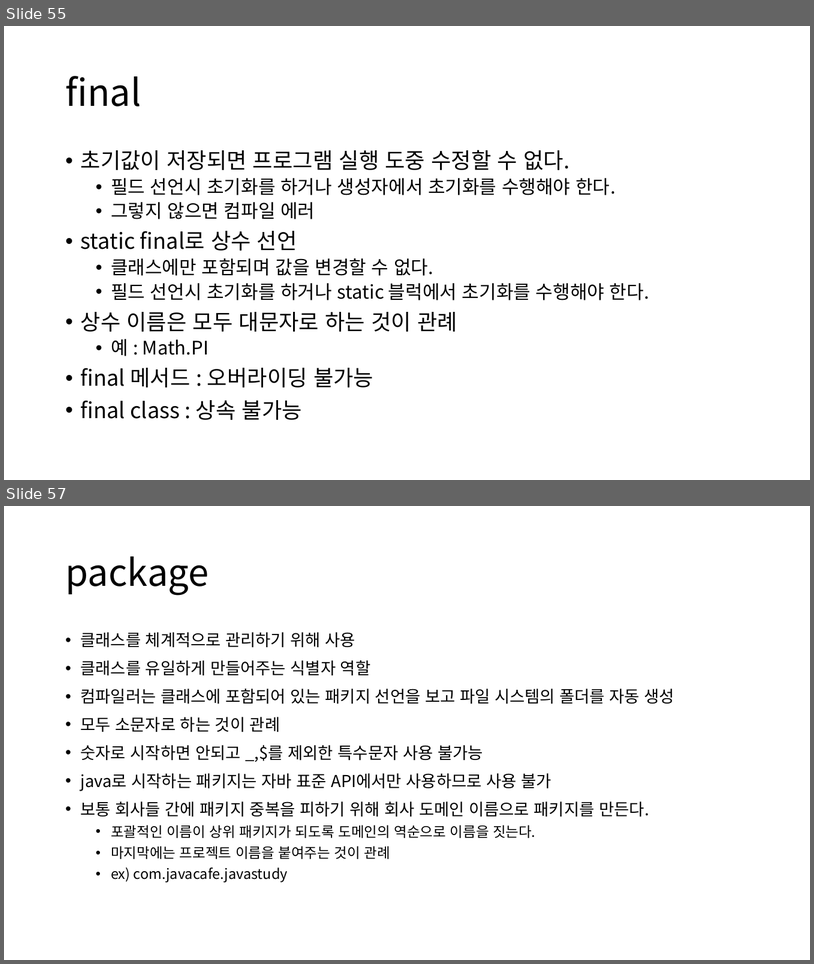
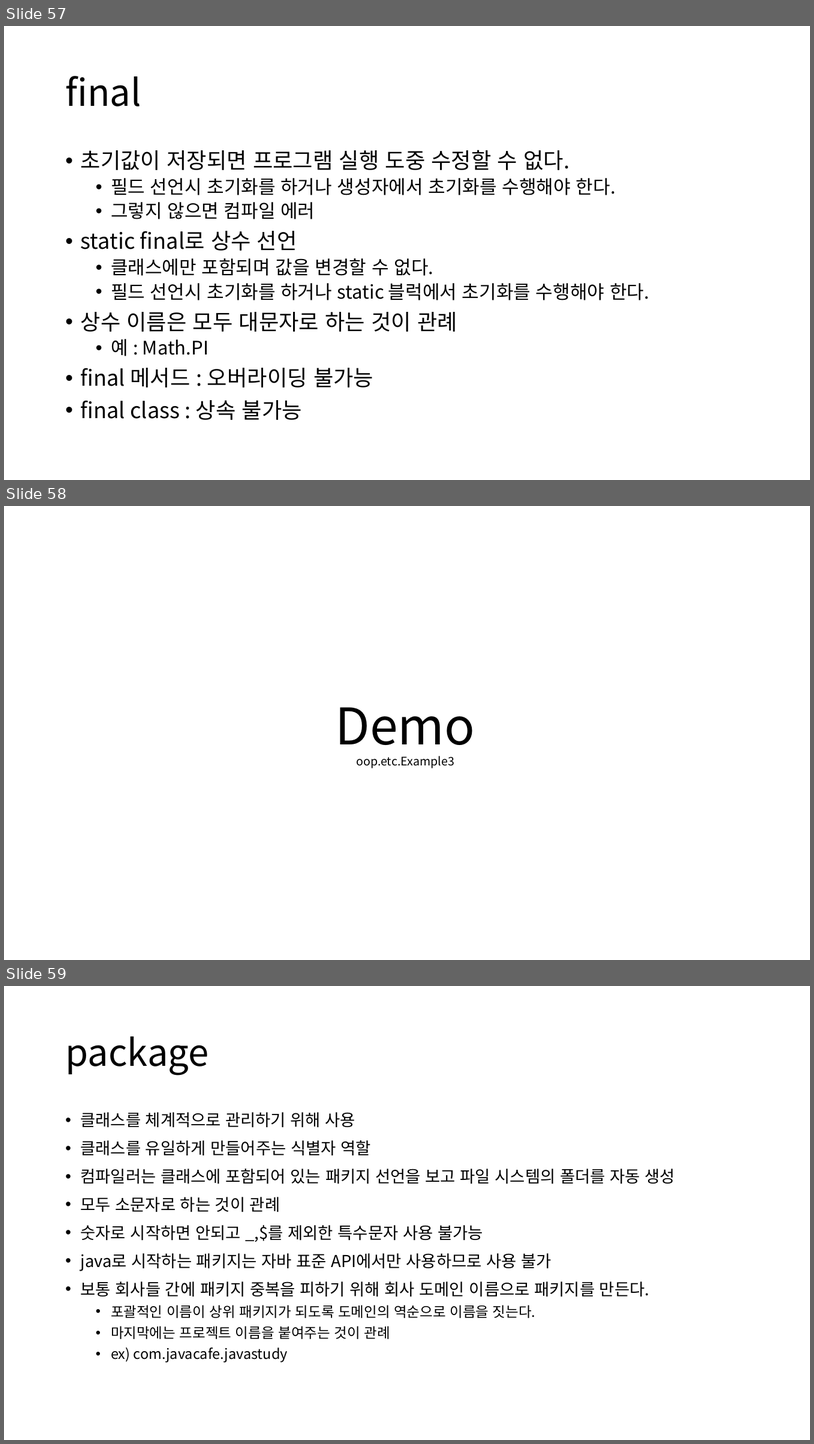
Before and after one commit to YonghoChoi/develop-note, a slide deck: ppt/객체지향 기본.pptx. Shown one above the other, each under a label of ours: slides 55 and 57 before the commit, slides 57, 58 and 59 after it; the slides between them are not shown. The pictures are 814x964 and 814x1444 pixels, drawn with LibreOffice and Linux fonts; fonts in the diff are those of the drawing. Boxes give left, top, right and bottom in pixels: in the first picture for what was removed or moved away, otherwise in the second. Text is boxed around its words. In the diff, an @@ line names an element or a change of style, - is before the commit and + after.

```diff
--- a/ppt/객체지향 기본.pptx
+++ b/ppt/객체지향 기본.pptx
@@ slide 58 added at (4, 506, 810, 960), background #FFFFFF @@
@@ title added at (336, 707, 476, 768), 14 pt, text #000000 @@
+Demo
+oop.etc.Example3
@@ what was slide 55 is now slide 57 @@
@@ what was slide 57 is now slide 59 @@
```
Also in this commit, not shown: 1 slide changed, 5 other slides added, 4 slides removed.
